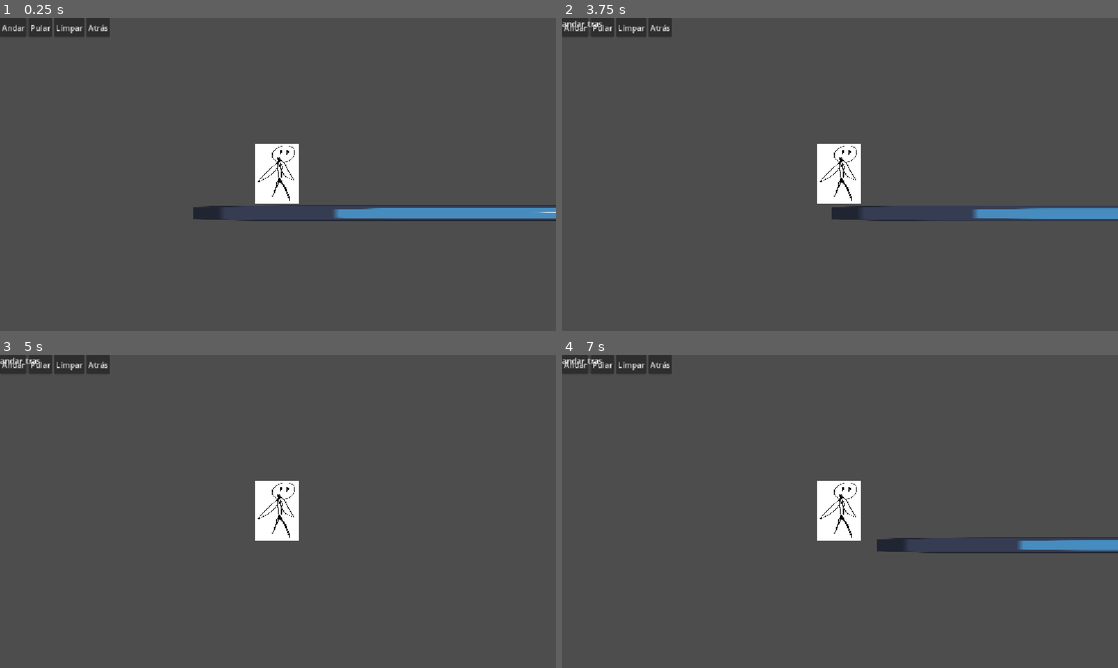
Above: before the commit, frames 1-4 (two rows, left to right).
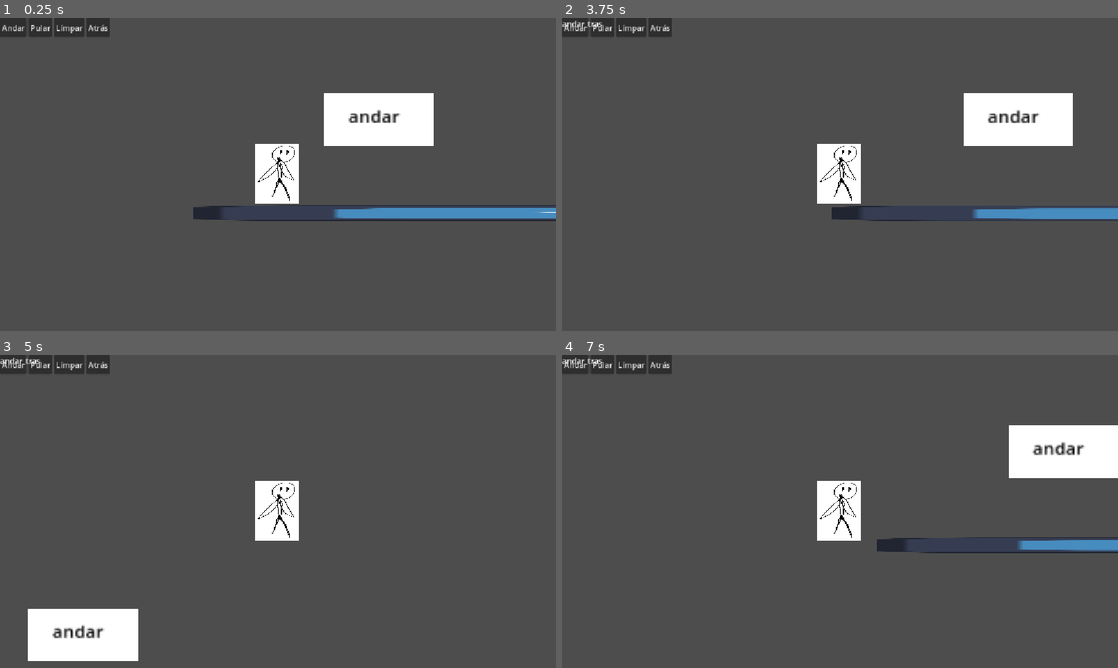
Above: after the commit, the same moments.

Repository: EnzGM/drag--n-play
Game: Godot game, scene res://Scenes/fase_teste.tscn
Two runs of this game, one before a commit and one after it. Both use one fixed random seed, a clock stepped at 60 frames per second and the inputs below. The engine's default icon, where the game draws it, is replaced by a stand-in: a white triangle on a blue panel in a dark square.
Inputs (mouse positions are in pixels of both pictures, inside the frame that each line leads up to):
- Up to frame 1 (0.25 s): no input
- Up to frame 2 (3.75 s): click "Andar" at 0.5 s; click "Pular" at 1.25 s; click "Limpar" at 2 s; click "Atrás" at 2.75 s; tap Enter at 3.5 s; move the mouse to (962, 158) at 3.52 s; hold Right (ui_right) from 3.53 s (still down); hold E (Executar) from 3.53 s (still down); click (962, 158) at 3.67 s
- Up to frame 3 (5 s): keep holding Right (ui_right); tap Keypad Enter (ui_accept) at 3.77, 4.52 s; move the mouse to (166, 527) at 4.27 s; release E (Executar) at 4.28 s; tap E (Executar) at 4.35 s; click (166, 527) at 4.42 s
- Up to frame 4 (7 s): move the mouse to (895, 442) at 5.02 s; release Right (ui_right) at 5.03 s; hold Left (ui_left) 5.03-5.78 s; hold E (Executar) 5.03-5.78 s; click (895, 442) at 5.17 s; move the mouse to (812, 574) at 5.77 s; hold Right (ui_right) from 5.78 s (still down); tap E (Executar) at 5.85 s; click (812, 574) at 5.92 s; tap Keypad Enter (ui_accept) at 6.02, 6.77 s; move the mouse to (1006, 558) at 6.52 s; hold E (Executar) from 6.53 s (still down); click (1006, 558) at 6.67 s

The runs differ from the first frame. In frame 1, 3.3% of the frame differs, in the area x 58-78%, y 24-41%; in frame 2, 3.2%; in frame 3, 3.3%; in frame 4, 3.3%.

Commit message:
commit novo
quase sistema de caixa

Diff:
--- /dev/null
+++ b/Scenes/caixa.tscn
@@ -0,0 +1,30 @@
+[gd_scene format=3 uid="uid://bnlbmab8kwaed"]
+
+[node name="Caixa" type="Control" unique_id=379628843]
+custom_minimum_size = Vector2(100, 50)
+layout_mode = 3
+anchors_preset = 0
+offset_left = -55.0
+offset_top = -36.000004
+offset_right = 45.0
+offset_bottom = 13.999996
+scale = Vector2(0.5660377, 0.5416667)
+
+[node name="ColorRect" type="ColorRect" parent="." unique_id=452454322]
+layout_mode = 1
+anchors_preset = 15
+anchor_right = 1.0
+anchor_bottom = 1.0
+grow_horizontal = 2
+grow_vertical = 2
+mouse_filter = 2
+
+[node name="Label" type="Label" parent="ColorRect" unique_id=385589307]
+modulate = Color(0, 0, 0, 1)
+layout_mode = 0
+offset_left = 22.0
+offset_top = 10.0
+offset_right = 88.0
+offset_bottom = 59.0
+text = "andar
+"
--- a/Scenes/fase_teste.tscn
+++ b/Scenes/fase_teste.tscn
@@ -3,6 +3,7 @@
 [ext_resource type="Texture2D" uid="uid://bllweyqq8gcdp" path="res://icon.svg" id="1_qq0ii"]
 [ext_resource type="Script" uid="uid://ctkm5pecwe1px" path="res://Scripts/fase_teste.gd" id="1_seb3k"]
 [ext_resource type="PackedScene" uid="uid://bpdegc5slohhk" path="res://Scenes/Player.tscn" id="2_seb3k"]
+[ext_resource type="PackedScene" uid="uid://bnlbmab8kwaed" path="res://Scenes/caixa.tscn" id="4_vbr3q"]
 
 [sub_resource type="RectangleShape2D" id="RectangleShape2D_7f37h"]
 size = Vector2(475, 8)
@@ -112,6 +113,12 @@
 position = Vector2(78.5, 80)
 shape = SubResource("RectangleShape2D_vwym3")
 
+[node name="Caixa" parent="." unique_id=379628843 instance=ExtResource("4_vbr3q")]
+offset_left = -96.00001
+offset_top = -57.0
+offset_right = 3.9999924
+offset_bottom = -7.0
+
 [connection signal="pressed" from="CanvasLayer/HBoxContainer/BAndar" to="." method="_on_b_andar_pressed"]
 [connection signal="pressed" from="CanvasLayer/HBoxContainer/BPular" to="." method="_on_b_pular_pressed"]
 [connection signal="pressed" from="CanvasLayer/HBoxContainer/BLimpar" to="." method="_on_b_limpar_pressed"]
--- /dev/null
+++ b/Scripts/extends Control.gd
@@ -0,0 +1,18 @@
+extends Control
+
+var arrastando = false
+var offset_mouse = Vector2.ZERO
+
+
+func _gui_input(event):
+	if event is InputEventMouseButton and event.button_index == MOUSE_BUTTON_LEFT:
+		if event.pressed:
+			arrastando = true
+			offset_mouse = get_global_mouse_position() - global_position
+		else:
+			arrastando = false
+
+
+func _process(_delta):
+	if arrastando:
+		global_position = get_global_mouse_position() - offset_mouse
Not shown, added: Scripts/extends Control.gd.uid
